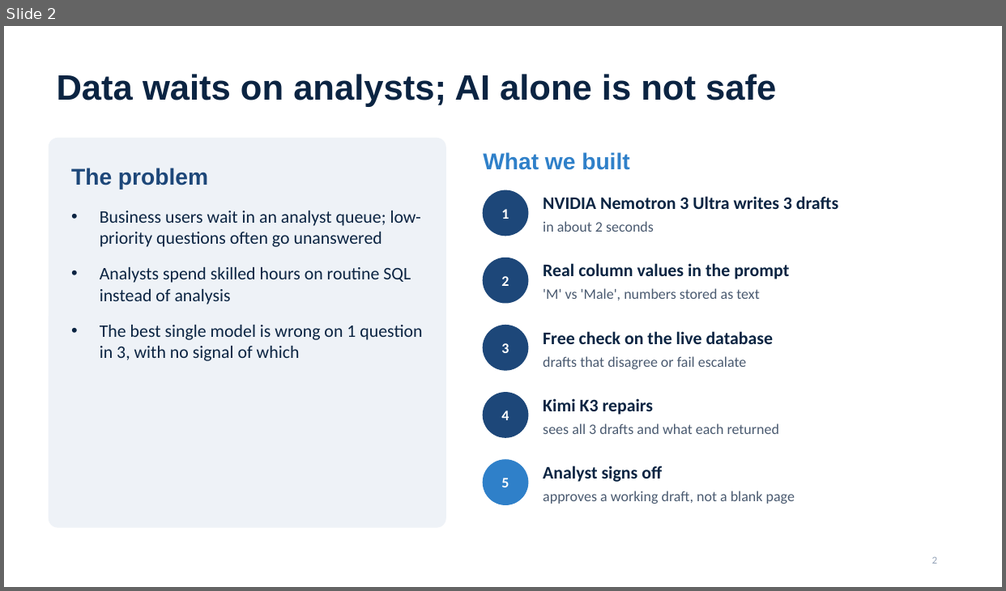
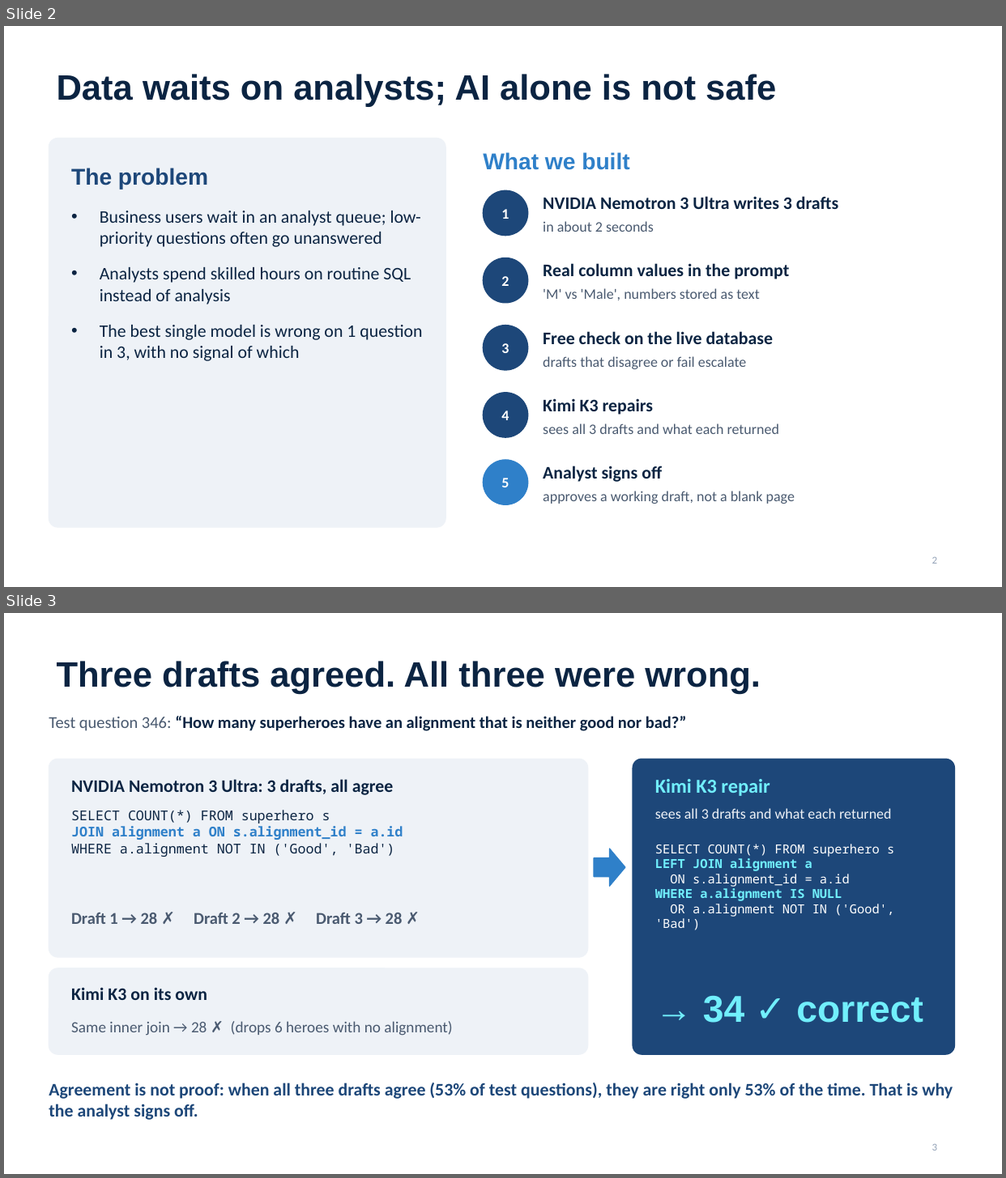
Before and after one commit to shree6791/eval-harness, a slide deck: presentation/Countersign.pptx. Shown one above the other, each under a label of ours: slide 2 before the commit, slides 2 and 3 after it. The pictures are 1006x591 and 1006x1178 pixels, drawn with LibreOffice and Linux fonts; fonts in the diff are those of the drawing. Boxes give left, top, right and bottom in pixels: in the first picture for what was removed or moved away, otherwise in the second. Text is boxed around its words. In the diff, an @@ line names an element or a change of style, - is before the commit and + after.

```diff
--- a/presentation/Countersign.pptx
+++ b/presentation/Countersign.pptx
@@ slide 3 added at (4, 613, 1002, 1174), background #FFFFFF @@
@@ title added at (57, 661, 761, 694), 34 pt, text #0B2442, bold @@
+Three drafts agreed. All three were wrong.
@@ text added at (49, 716, 687, 731), 16 pt, text #0B2442, bold @@
+Test question 346: “How many superheroes have an alignment that is neither good nor bad?”
@@ rounded rectangle added at (49, 759, 588, 957), fill #EEF2F7, outline #EEF2F7 1 pt @@
@@ text added at (71, 779, 394, 795), 17 pt, text #0B2442, bold @@
+NVIDIA Nemotron 3 Ultra: 3 drafts, all agree
@@ rounded rectangle added at (633, 759, 955, 1054), fill #1D4779, outline #1D4779 1 pt @@
@@ text added at (655, 779, 769, 796), 19 pt, text #71EFFC, bold @@
+Kimi K3 repair
@@ text added at (71, 810, 403, 857), 13 pt, text #0B2442 @@
+SELECT COUNT(*) FROM superhero s
+JOIN alignment a ON s.alignment_id = a.id
+WHERE a.alignment NOT IN ('Good', 'Bad')
@@ text added at (655, 808, 891, 819), 14 pt, text #EEF2F7 @@
+sees all 3 drafts and what each returned
@@ right arrow added at (594, 849, 625, 886), fill #2F80C9, outline #2F80C9 1 pt @@
@@ text added at (655, 844, 894, 931), 12 pt, text #FFFFFF @@
+SELECT COUNT(*) FROM superhero s
+LEFT JOIN alignment a
+ON s.alignment_id = a.id
+WHERE a.alignment IS NULL
+OR a.alignment NOT IN ('Good', 'Bad')
@@ text added at (71, 913, 403, 924), 16 pt, text #4A5A70, bold @@
+Draft 1 → 28 ✗ Draft 2 → 28 ✗ Draft 3 → 28 ✗
@@ rounded rectangle added at (49, 969, 588, 1054), fill #EEF2F7, outline #EEF2F7 1 pt @@
@@ text added at (71, 987, 207, 1000), 17 pt, text #0B2442, bold @@
+Kimi K3 on its own
@@ text added at (703, 995, 923, 1023), 36 pt, text #71EFFC, bold @@
+→ 34 ✓ correct
@@ text added at (71, 1021, 452, 1036), 15 pt, text #4A5A70 @@
+Same inner join → 28 ✗ (drops 6 heroes with no alignment)
@@ text added at (49, 1083, 953, 1120), 17 pt, text #1D4779, bold @@
+Agreement is not proof: when all three drafts agree (53% of test questions), they are right only 53% of the time. That is why the analyst signs off.
@@ page number added at (932, 1144, 937, 1151), 10 pt, text #94A3B8 @@
+3
```
Also in this commit, not shown: 2 slides changed, 1 slide removed, 2 other files.
